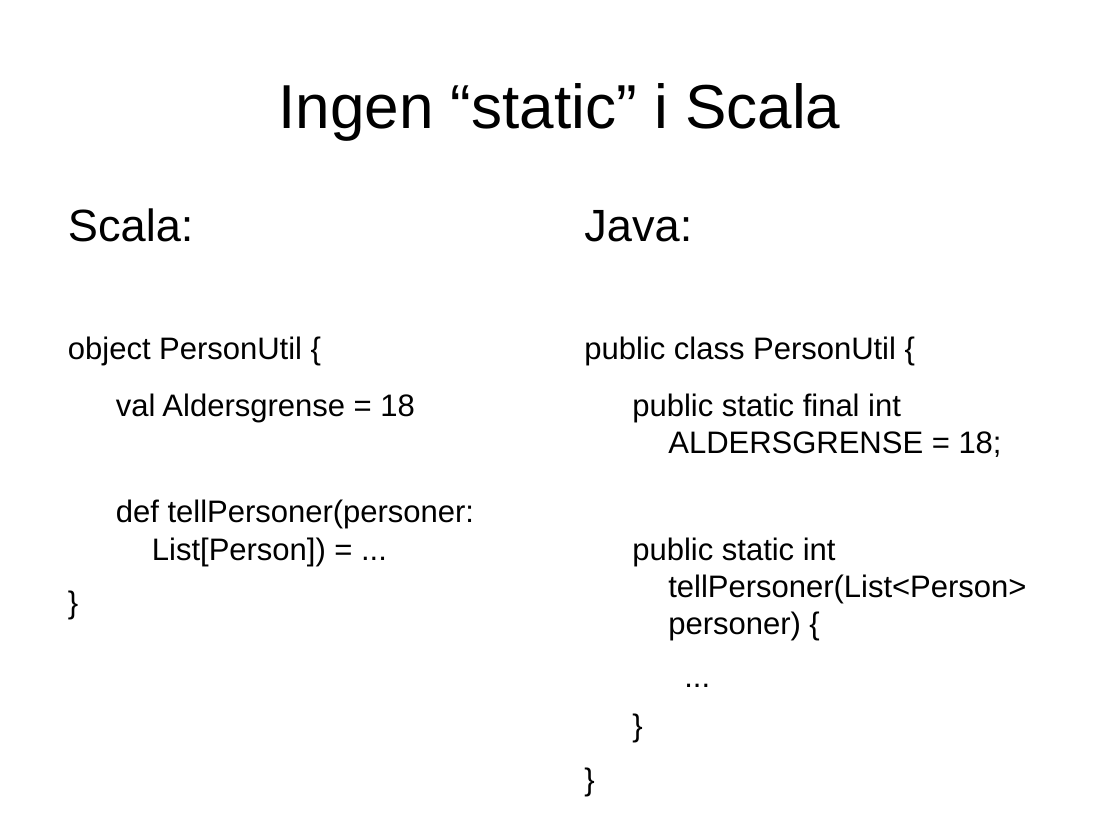
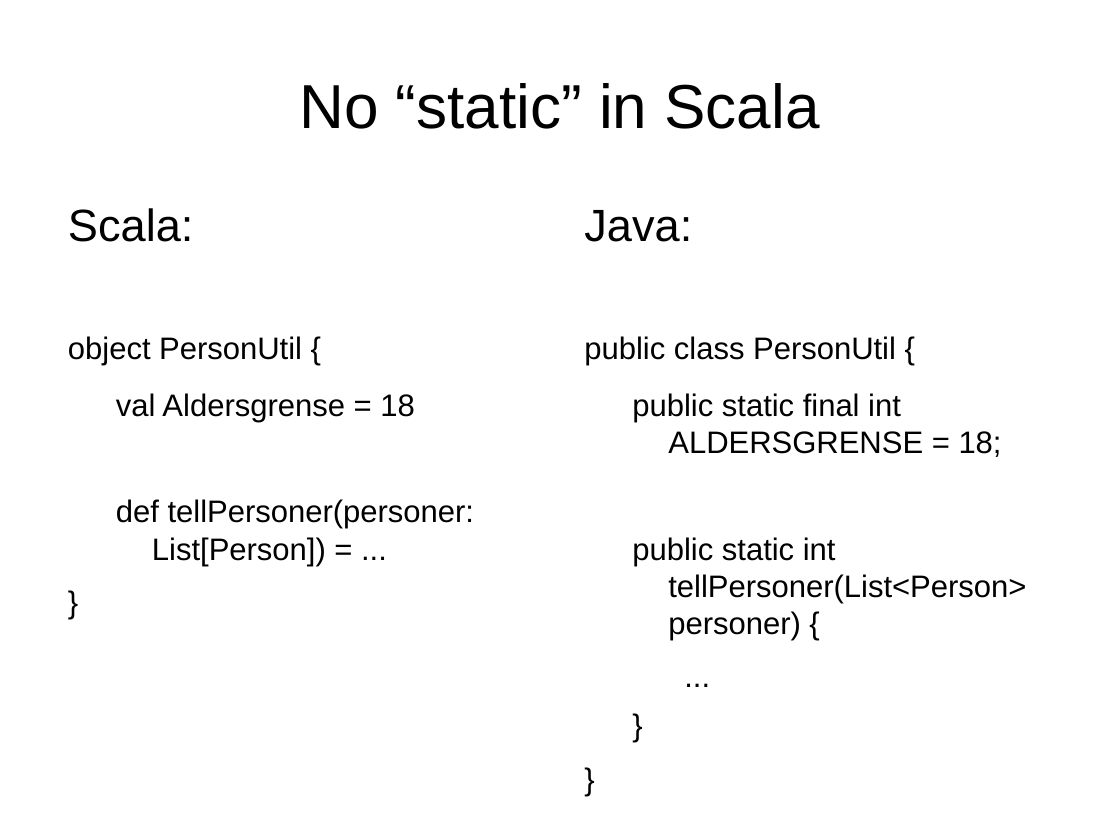
Before and after one commit to javaBin/scala-training-slides, a slide deck: slide 10 of 1.2 - scala basics.odp. Drawn at 1120x840 pixels with LibreOffice and Linux fonts; fonts in the diff are those of the drawing; background and template pictures are left out. Boxes give left, top, right and bottom in pixels: in the first picture for what was removed or moved away, otherwise in the second. Text is boxed around its words. In the diff, an @@ line names an element or a change of style, - is before the commit and + after.

```diff
--- a/1.2 - scala basics.odp
+++ b/1.2 - scala basics.odp
@@ title at <box>299,83,820,129</box>: text changed @@
-Ingen “static” i Scala
+No “static” in Scala
```
Also in this commit, not shown: 11 other slides changed, 1 slide added, 1 slide removed.
